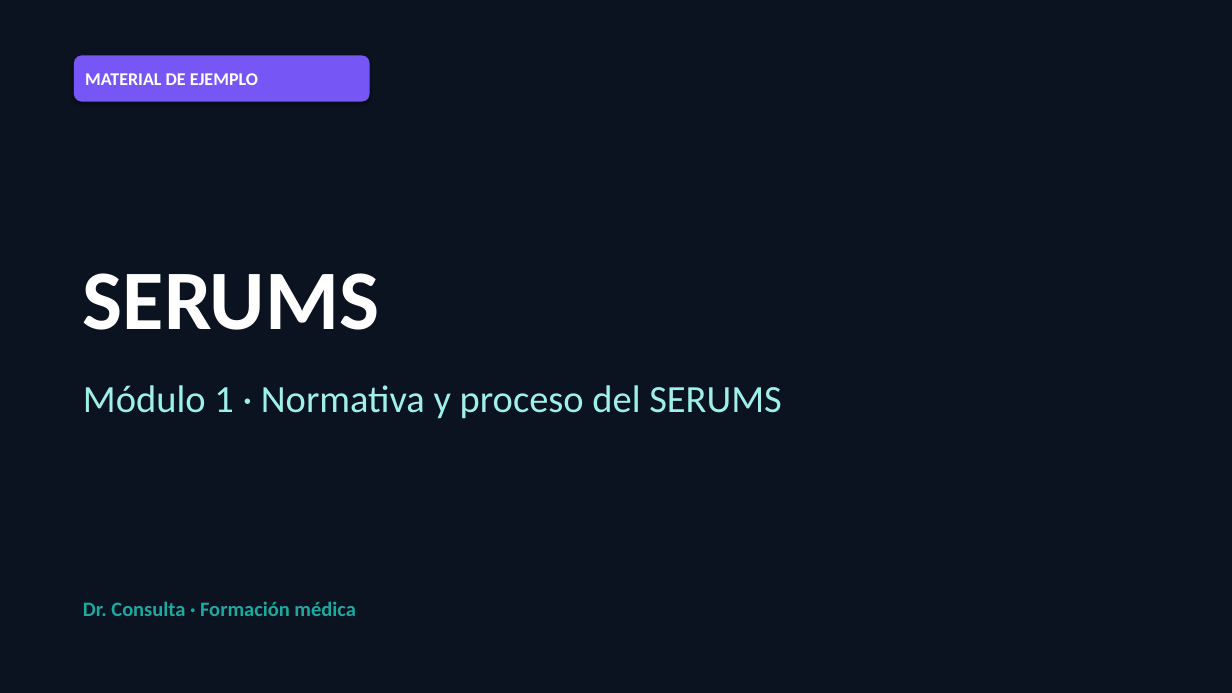
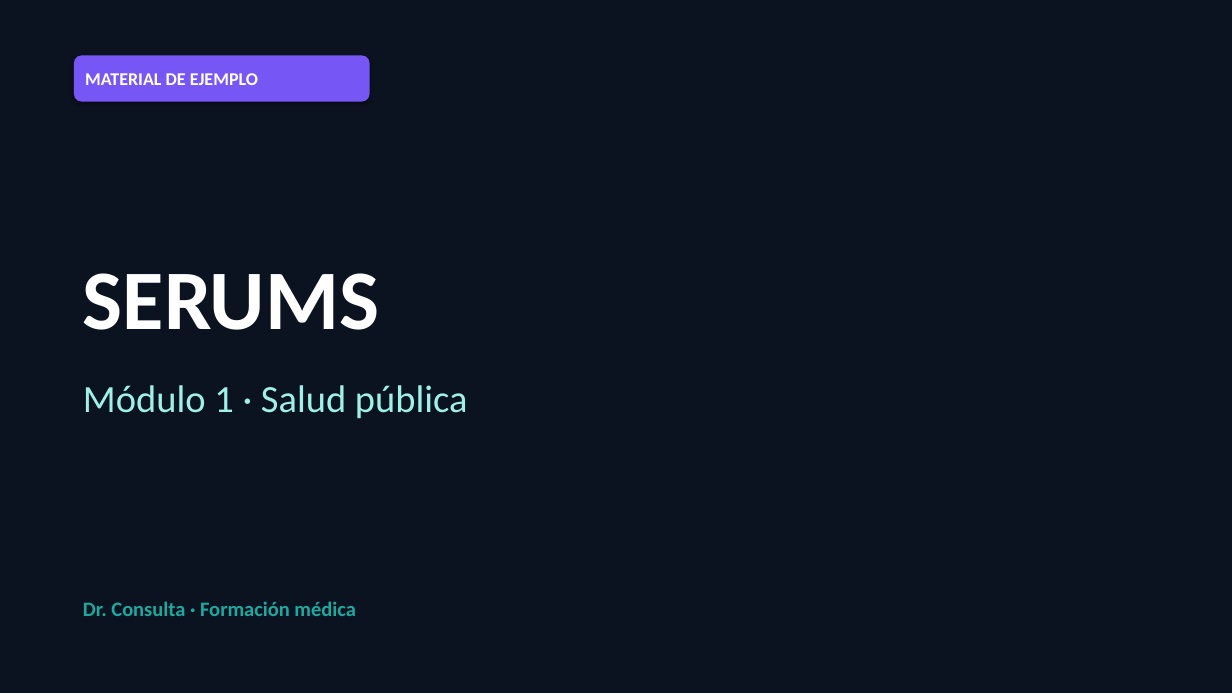
Before and after one commit to joaocisneros/Dr.-Consulta, a slide deck: slide 1 of materiales/serums/ejemplo-modulo-1.pptx. Drawn at 1232x693 pixels with LibreOffice and Linux fonts; fonts in the diff are those of the drawing. Boxes give left, top, right and bottom in pixels: in the first picture for what was removed or moved away, otherwise in the second. Text is boxed around its words. In the diff, an @@ line names an element or a change of style, - is before the commit and + after.

```diff
--- a/materiales/serums/ejemplo-modulo-1.pptx
+++ b/materiales/serums/ejemplo-modulo-1.pptx
@@ text at (83, 385, 468, 419): text changed @@
-Módulo 1 · Normativa y proceso del SERUMS
+Módulo 1 · Salud pública
```
Also in this commit, not shown: 7 other files.
